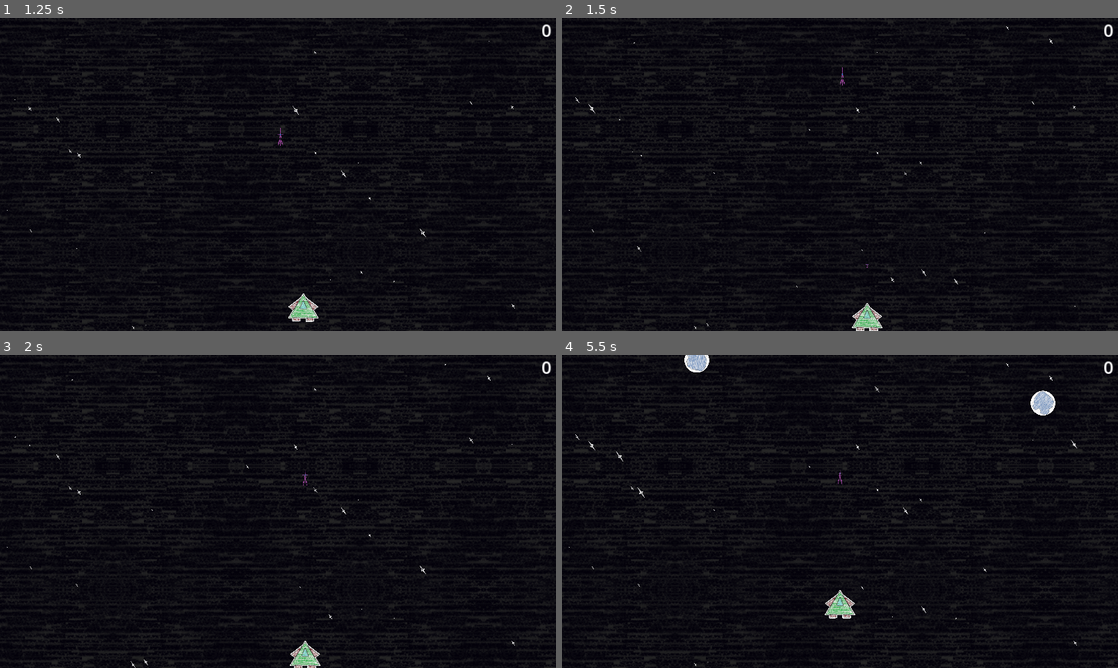
Above: before the commit, frames 1-4 (two rows, left to right).
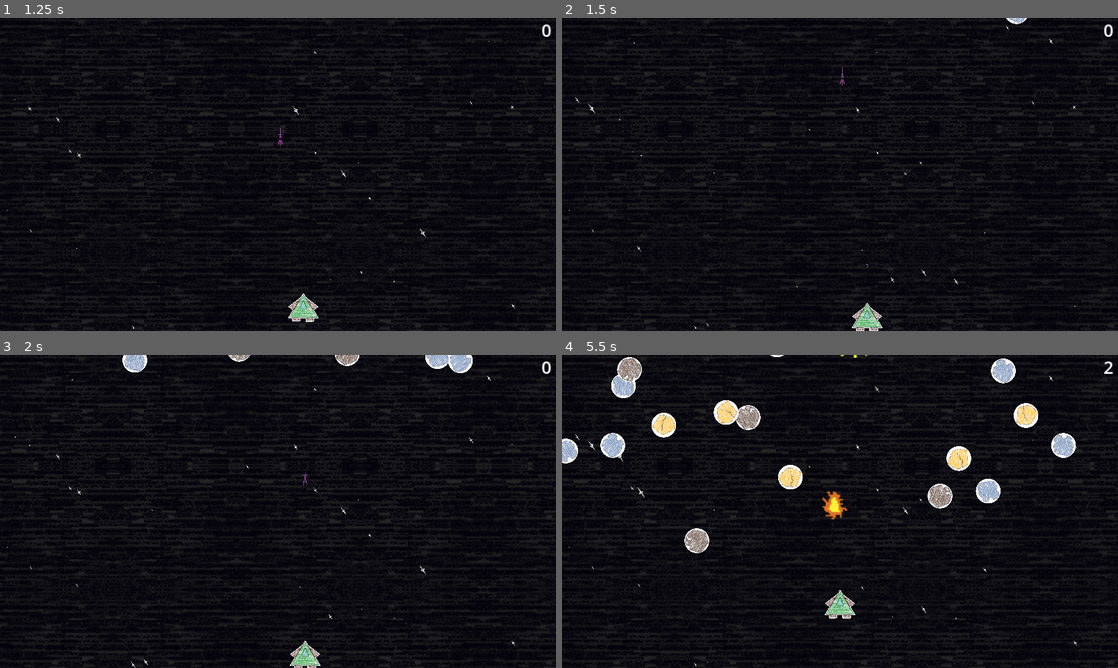
Above: after the commit, the same moments.

Repository: jeremyglebe/CrayonBlaster
Game: Godot game, scene res://scenes/level.tscn
Two runs of this game, one before a commit and one after it. Both use one fixed random seed, a clock stepped at 60 frames per second and the inputs below. Sound files missing from this copy of the repository are replaced by a short silence.
Inputs:
- Up to frame 1 (1.25 s): hold D (strafe right) from 0.53 s (still down); tap Space (primary weapon) at 0.6 s
- Up to frame 2 (1.5 s): release D (strafe right) at 1.28 s; hold S (reverse) from 1.28 s (still down); tap Space (primary weapon) at 1.35 s
- Up to frame 3 (2 s): keep holding S (reverse)
- Up to frame 4 (5.5 s): release S (reverse) at 2.03 s; hold D (strafe right) 2.03-2.78 s; tap Space (primary weapon) every 0.75 s from 2.1 to 5.1 s; hold W (forward) 2.78-3.53 s; hold A (strafe left) 3.53-5.03 s; hold S (reverse) from 5.03 s (still down)

Frame 1 is identical in both runs. In frame 2, less than 0.1% of the frame differs, in the area x 79-84%, y 0-2%; in frame 3, 0.8%; in frame 4, 4.8%, in the area x 0-100%, y 0-64%.

Commit message:
make it more painful pls

Diff:
--- a/scenes/level.tscn
+++ b/scenes/level.tscn
@@ -304,7 +304,7 @@
 scale = Vector2(0.25, 0.25)
 
 [node name="MeteorSpawnTimer" type="Timer" parent="."]
-wait_time = 2.0
+wait_time = 0.25
 autostart = true
 
 [node name="Meteors" type="Node2D" parent="."]
